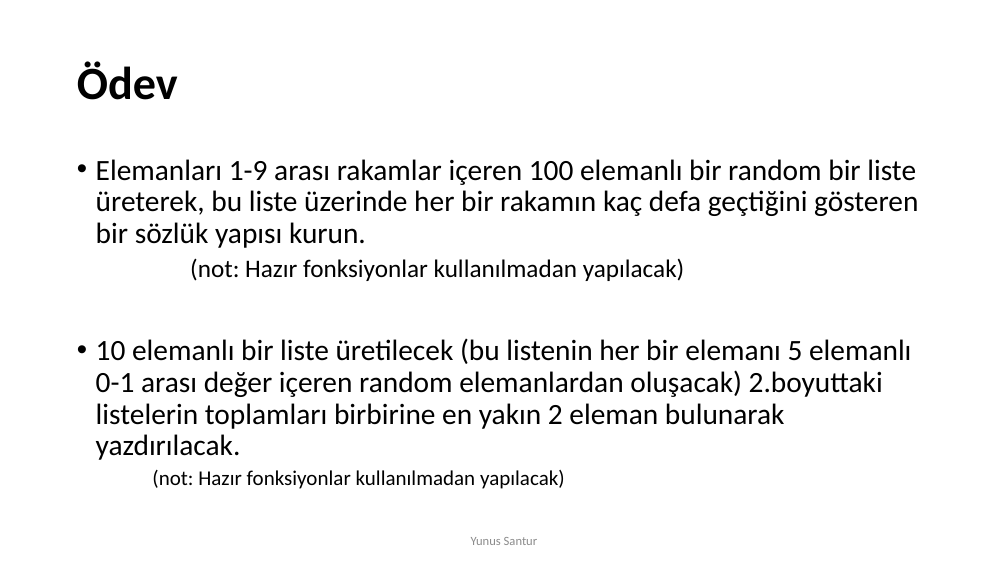
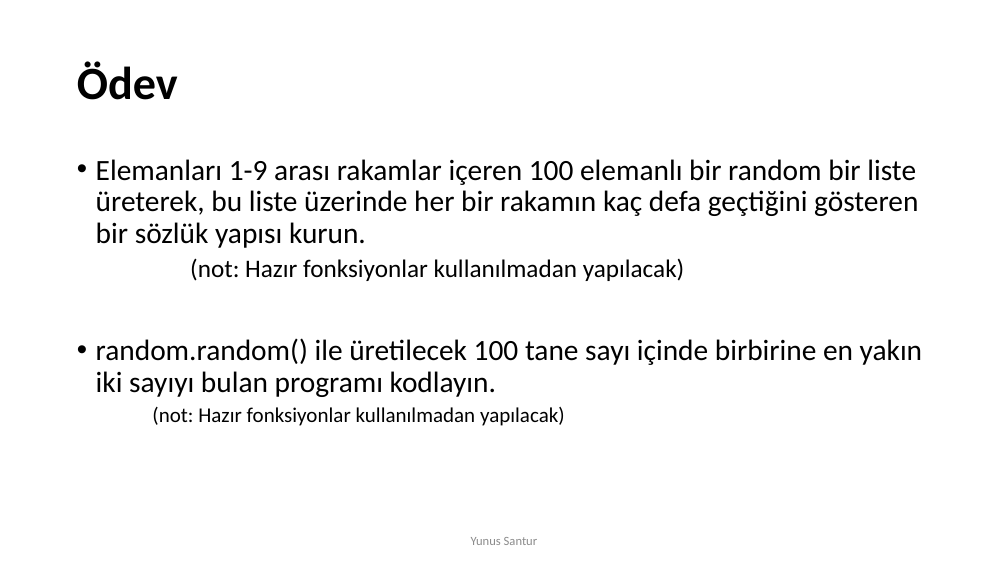
Before and after one commit to caresiz/AlgoritmaProgramlama2, a slide deck: slide 21 of H3/H3.pptx. Drawn at 1008x567 pixels with LibreOffice and Linux fonts; fonts in the diff are those of the drawing. Boxes give left, top, right and bottom in pixels: in the first picture for what was removed or moved away, otherwise in the second. Text is boxed around its words. In the diff, an @@ line names an element or a change of style, - is before the commit and + after.

```diff
--- a/H3/H3.pptx
+++ b/H3/H3.pptx
@@ text at (96,338,922,397): text changed @@
-• 10 elemanlı bir liste üretilecek (bu listenin her bir elemanı 5 elemanlı 0-1 arası değer içeren random elemanlardan oluşacak) 2.boyuttaki listelerin toplamları birbirine en yakın 2 eleman bulunarak yazdırılacak.
+• random.random() ile üretilecek 100 tane sayı içinde birbirine en yakın iki sayıyı bulan programı kodlayın.
```
